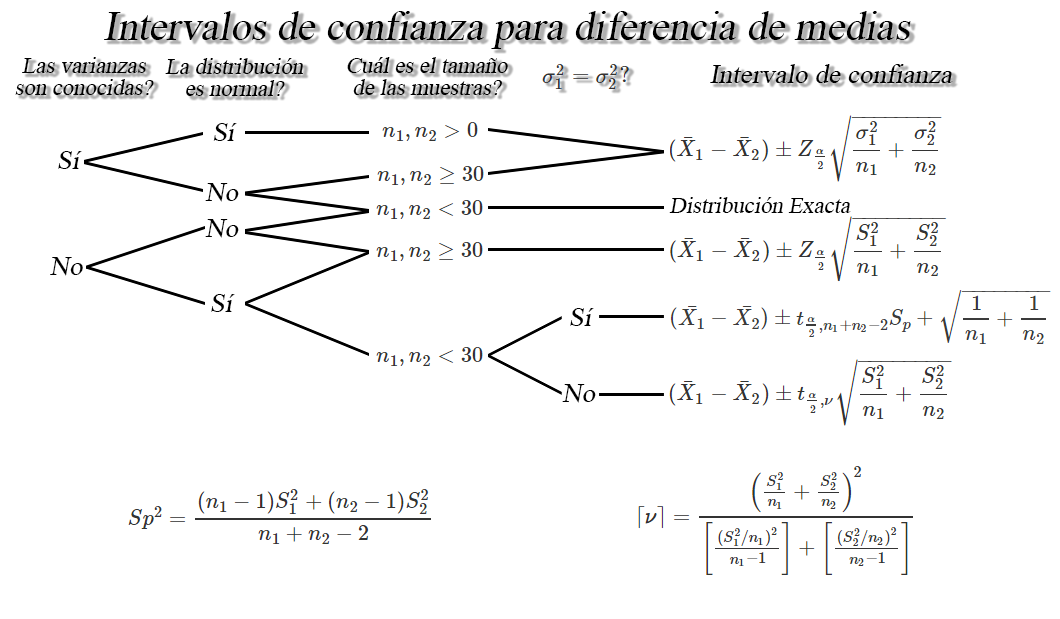
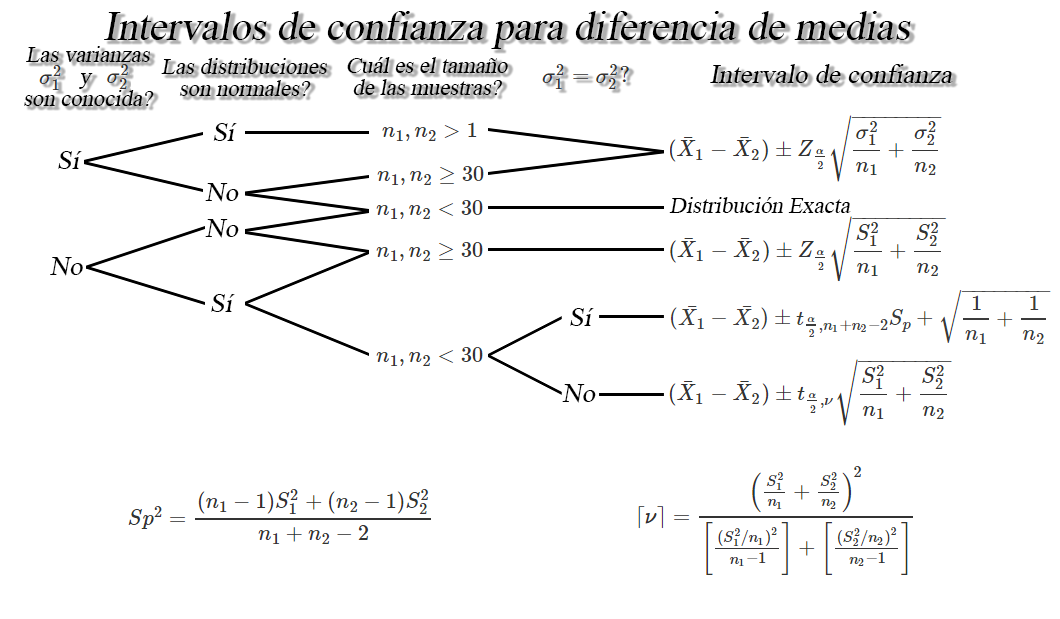
The second 1060 x 619 image is a revision of the first. Changes to its layers:
renamed "Capa 19" to "Capa 33", moved it above "Capa 18 copia 8", painted on it over [382, 122, 478, 141]
renamed "Las varianzas son conocidas?" to "Las varianzas y son conocida?", moved it above "Capa 32", painted on it over [15, 46, 154, 106]
added layer "Capa 32" above "Capa 24" over [31, 58, 134, 95]
renamed "La distribución es normal?" to "Las distribuciones son normales?", painted on it over [161, 58, 327, 96]
